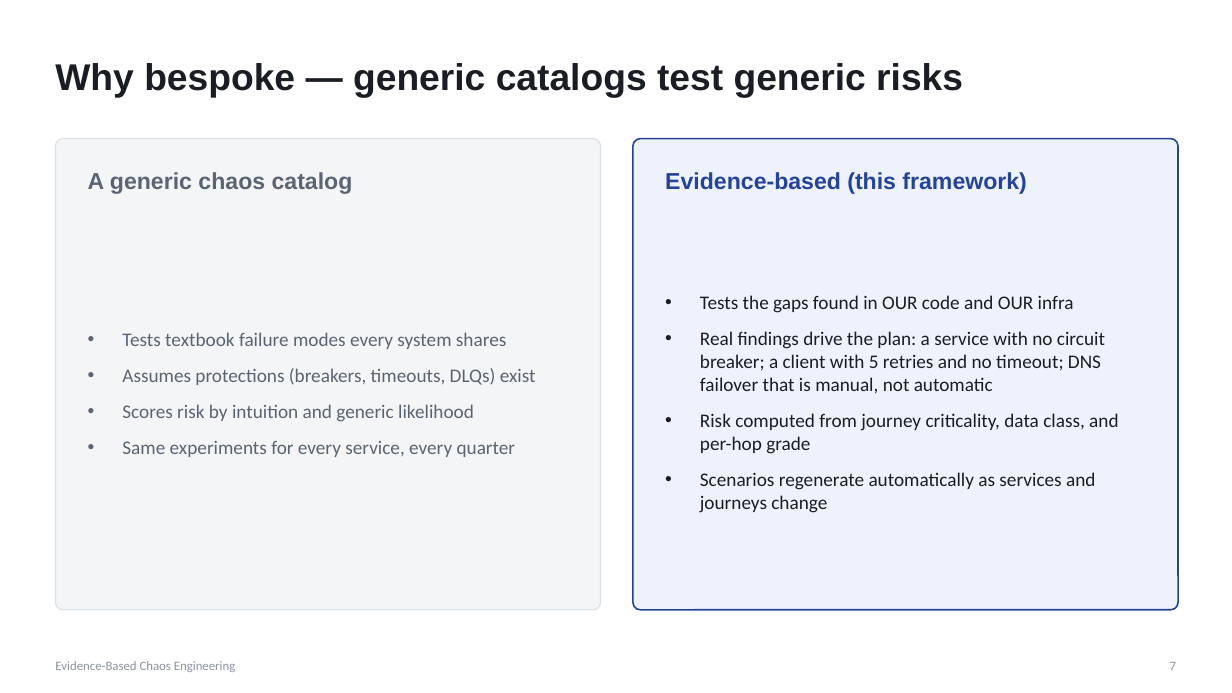
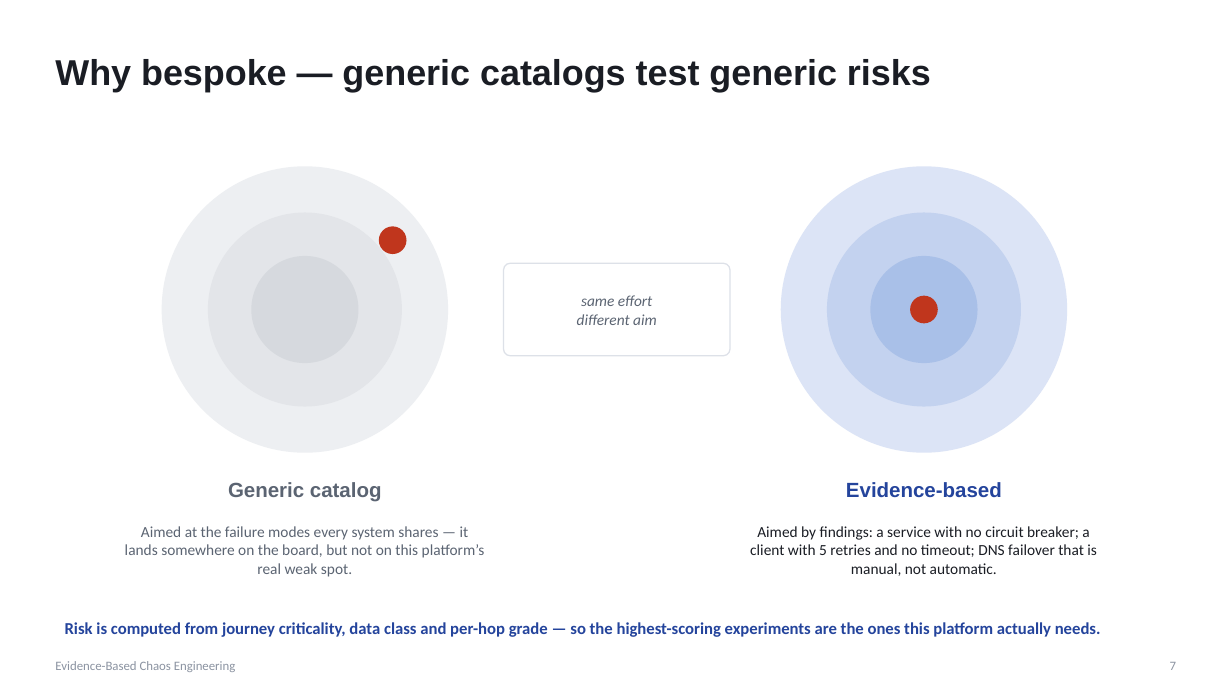
Before and after one commit to ramirezh84/chaos-engineering-pipeline, a slide deck: slide 7 of chaos-engineering-approach.pptx. Drawn at 1232x693 pixels with LibreOffice and Linux fonts; fonts in the diff are those of the drawing. Boxes give left, top, right and bottom in pixels: in the first picture for what was removed or moved away, otherwise in the second. Text is boxed around its words. In the diff, an @@ line names an element or a change of style, - is before the commit and + after.

```diff
--- a/chaos-engineering-approach.pptx
+++ b/chaos-engineering-approach.pptx
@@ text "Why bespoke — generic catalogs ..." at (x1=55, y1=59, x2=931, y2=92): size 29 to 28 pt @@
@@ rounded rectangle removed at (x1=55, y1=139, x2=601, y2=610) @@
@@ rounded rectangle removed at (x1=633, y1=139, x2=1178, y2=610) @@
@@ ellipse added at (x1=162, y1=166, x2=448, y2=453), fill #EDEFF2 @@
@@ ellipse added at (x1=781, y1=166, x2=1067, y2=453), fill #DCE4F6 @@
@@ ellipse added at (x1=208, y1=213, x2=402, y2=407), fill #E3E5E9 @@
@@ ellipse added at (x1=379, y1=226, x2=407, y2=254), fill #C0361D @@
@@ ellipse added at (x1=827, y1=213, x2=1021, y2=407), fill #C3D2EF @@
@@ ellipse added at (x1=251, y1=256, x2=359, y2=363), fill #D6D9DE @@
@@ rounded rectangle added at (x1=504, y1=263, x2=730, y2=356), fill #FFFFFF, outline #DDE1E8 1 pt @@
@@ ellipse added at (x1=871, y1=256, x2=978, y2=363), fill #A9C0E8 @@
@@ text added at (x1=577, y1=295, x2=657, y2=325), 12 pt, text #5B6472, italic @@
+same effort
+different aim
@@ ellipse added at (x1=910, y1=296, x2=938, y2=323), fill #C0361D @@
@@ text removed at (x1=122, y1=332, x2=536, y2=457) @@
-• Tests textbook failure modes every system shares
-• Assumes protections (breakers, timeouts, DLQs) exist
-• Scores risk by intuition and generic likelihood
-• Same experiments for every service, every quarter
@@ text at (x1=228, y1=482, x2=382, y2=502): text changed; size 18 to 16 pt @@
-A generic chaos catalog
+Generic catalog
@@ text at (x1=846, y1=482, x2=1002, y2=497): text changed; size 18 to 16 pt @@
-Evidence-based (this framework)
+Evidence-based
@@ text added at (x1=125, y1=526, x2=485, y2=577), 12 pt, text #5B6472 @@
+Aimed at the failure modes every system shares — it lands somewhere on the board, but not on this platform’s real weak spot.
@@ text at (x1=750, y1=526, x2=1097, y2=576): text changed; size 15 to 12 pt @@
-• Tests the gaps found in OUR code and OUR infra
-• Real findings drive the plan: a service with no circuit breaker; a client with 5 retries and no timeout; DNS failover that is manual, not automatic
-• Risk computed from journey criticality, data class, and per-hop grade
-• Scenarios regenerate automatically as services and journeys change
+Aimed by findings: a service with no circuit breaker; a client with 5 retries and no timeout; DNS failover that is manual, not automatic.
@@ text added at (x1=65, y1=622, x2=1101, y2=637), 13 pt, text #24449C, bold @@
+Risk is computed from journey criticality, data class and per-hop grade — so the highest-scoring experiments are the ones this platform actually needs.
```
Also in this commit, not shown: 10 other slides changed, 1 slide added, 1 slide removed, 1 other file.
